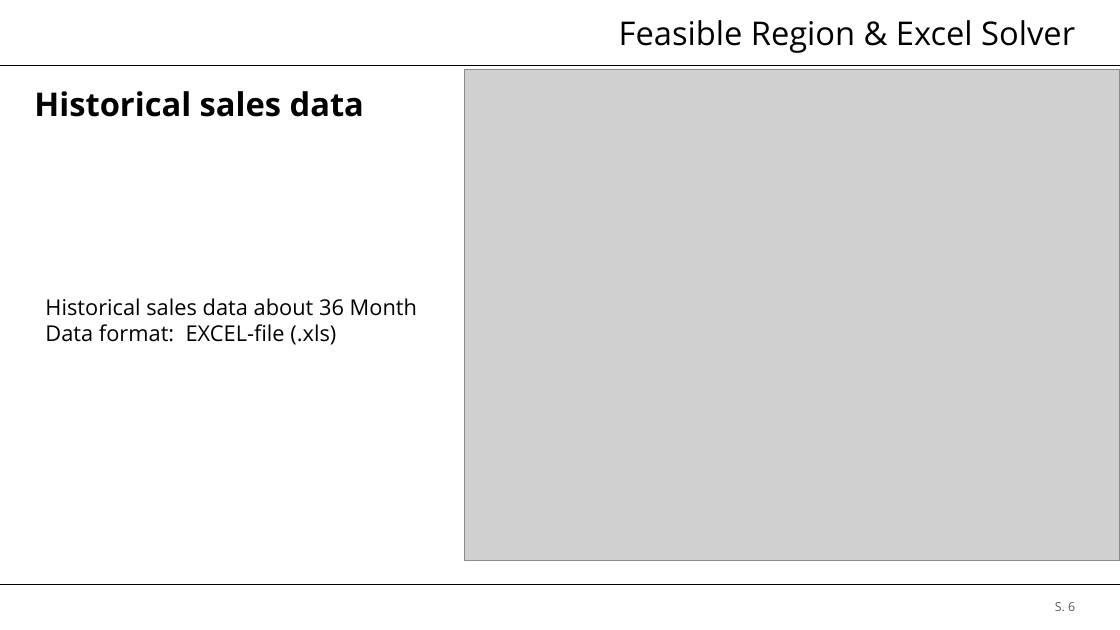
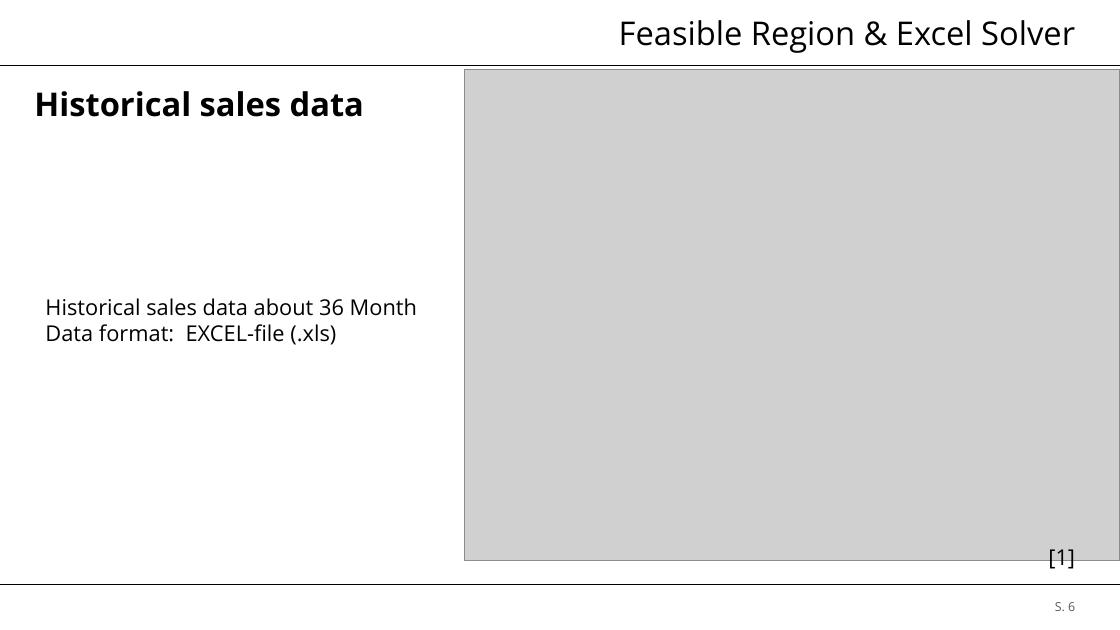
Before and after one commit to brt30696/REPRO_Rraesentation, a slide deck: slide 6 of Präsentation.pptx. Drawn at 1120x630 pixels with LibreOffice and Linux fonts; fonts in the diff are those of the drawing; grey boxes stand for pictures; background and template pictures are left out. Boxes give left, top, right and bottom in pixels: in the first picture for what was removed or moved away, otherwise in the second. Text is boxed around its words. In the diff, an @@ line names an element or a change of style, - is before the commit and + after.

```diff
--- a/Präsentation.pptx
+++ b/Präsentation.pptx
@@ text added at (1048, 549, 1075, 571), 14 pt, text #000000 @@
+[1]
```
Also in this commit, not shown: 5 other slides changed, 3 slides added, 2 slides removed.
